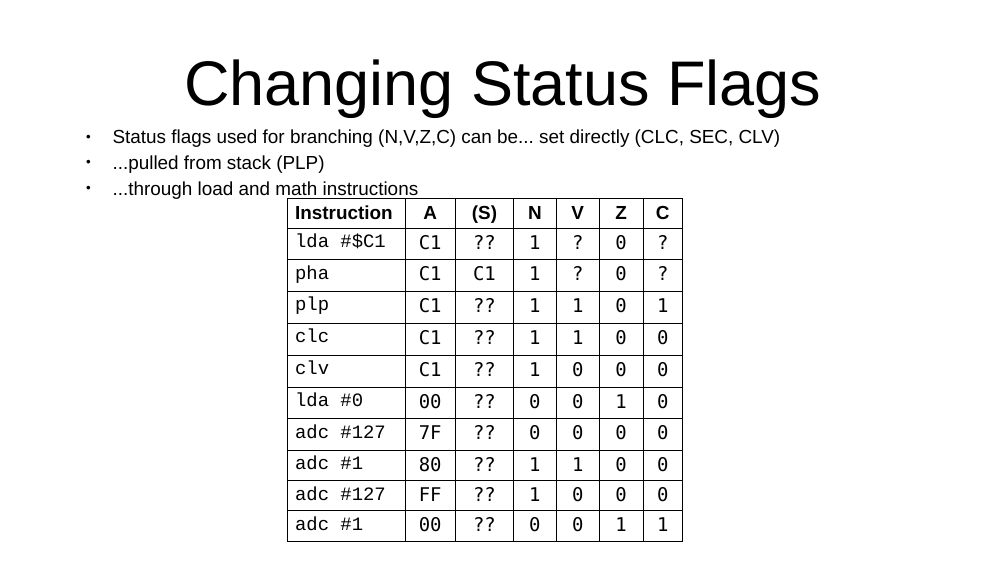
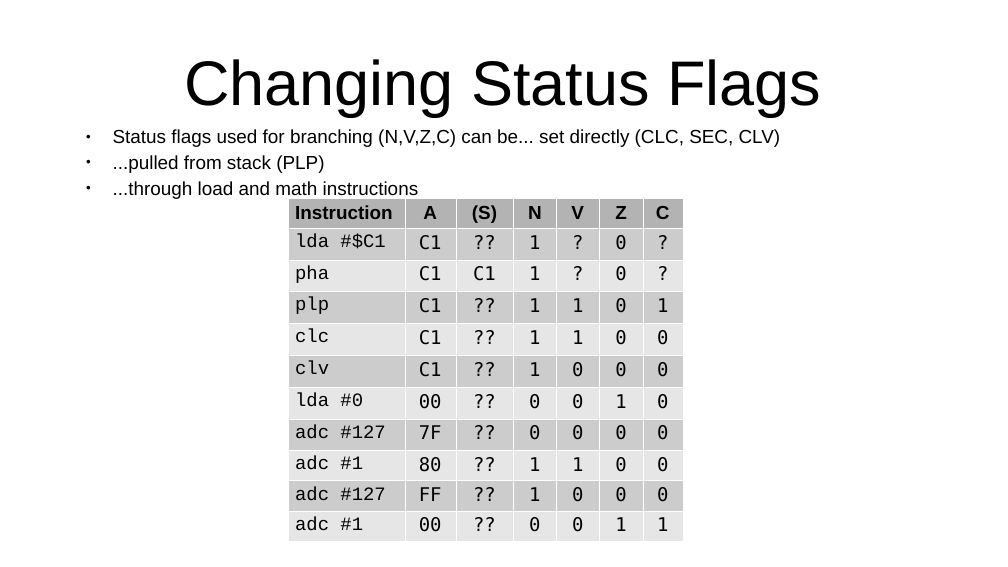
Before and after one commit to SlithyMatt/x16-assembly-tutorial, a slide deck: slide 6 of Lesson3/Lesson3.odp. Drawn at 1008x567 pixels with LibreOffice and Linux fonts; fonts in the diff are those of the drawing. Boxes give left, top, right and bottom in pixels: in the first picture for what was removed or moved away, otherwise in the second. Text is boxed around its words. In the diff, an @@ line names an element or a change of style, - is before the commit and + after.

```diff
--- a/Lesson3/Lesson3.odp
+++ b/Lesson3/Lesson3.odp
@@ table at (x1=287, y1=199, x2=681, y2=541) @@
@@ fill none to #B3B3B3 in row 1 @@
@@ fill none to #CCCCCC in 35 cells @@
@@ fill none to #E6E6E6 in 35 cells @@
@@ borders changed @@
```
Also in this commit, not shown: 3 other slides changed, 1 other file.
